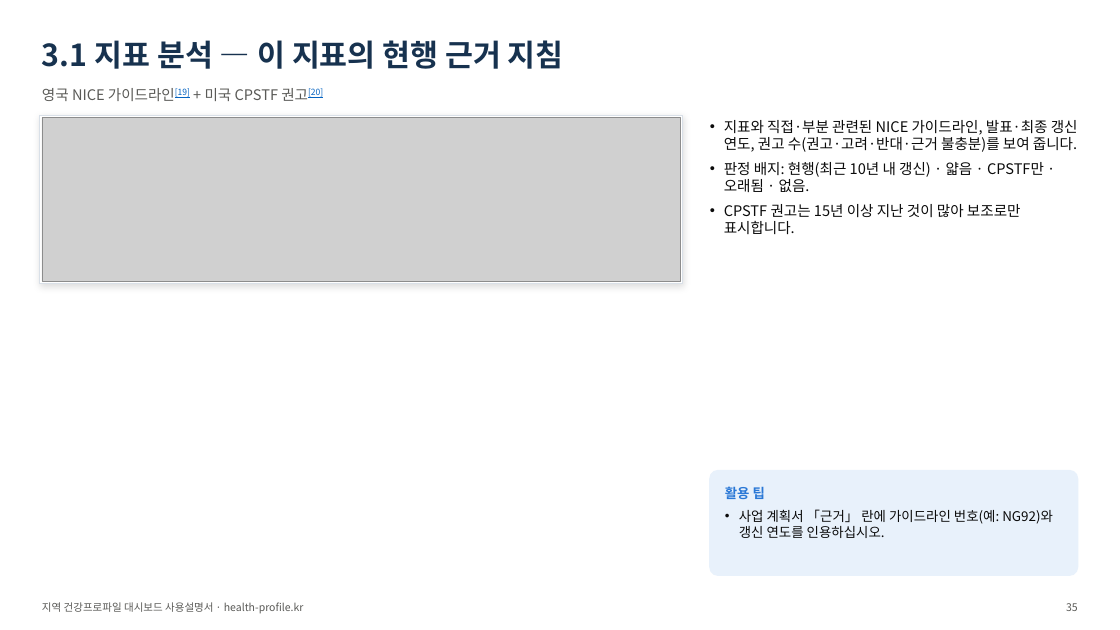
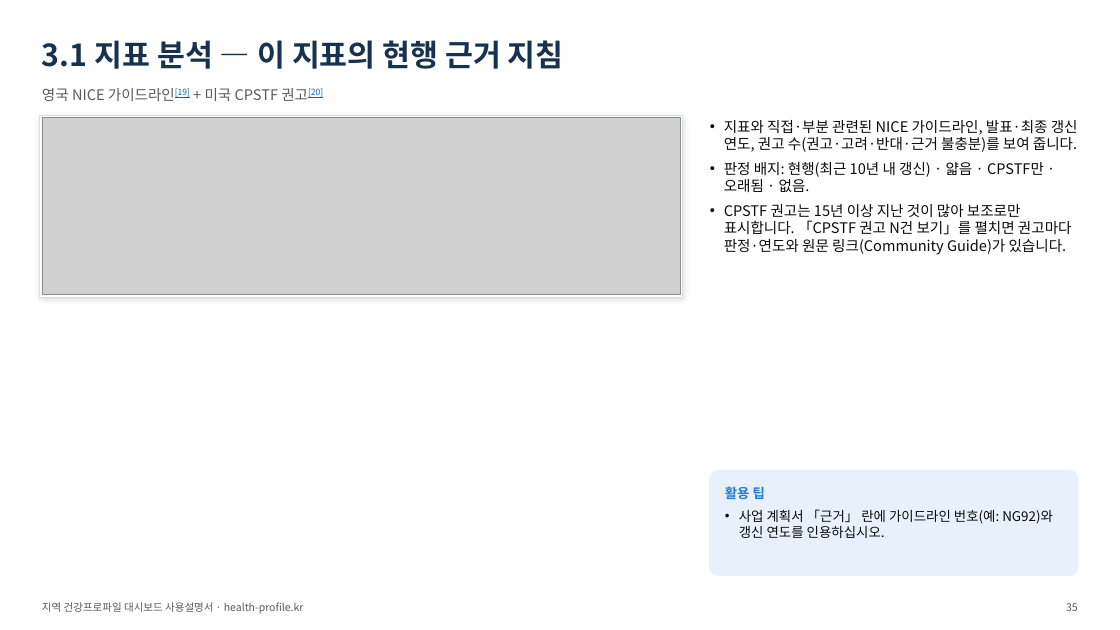
Before and after one commit to soonryu74/soonryu74.github.io, a slide deck: slide 35 of health-dashboard/docs/지역건강프로파일_대시보드_사용설명서_v1.pptx. Drawn at 1120x630 pixels with LibreOffice and Linux fonts; fonts in the diff are those of the drawing; grey boxes stand for pictures. Boxes give left, top, right and bottom in pixels: in the first picture for what was removed or moved away, otherwise in the second. Text is boxed around its words. In the diff, an @@ line names an element or a change of style, - is before the commit and + after.

```diff
--- a/health-dashboard/docs/지역건강프로파일_대시보드_사용설명서_v1.pptx
+++ b/health-dashboard/docs/지역건강프로파일_대시보드_사용설명서_v1.pptx
@@ rectangle: place and size @@
-rectangle at [39,115,683,284]
+rectangle at [39,115,683,297]
@@ picture: place and size @@
-picture at [42,118,681,281]
+picture at [42,118,681,295]
@@ text at [724,204,1072,255]: text changed @@
-• CPSTF 권고는 15년 이상 지난 것이 많아 보조로만 표시합니다.
+• CPSTF 권고는 15년 이상 지난 것이 많아 보조로만 표시합니다. 「CPSTF 권고 N건 보기」를 펼치면 권고마다 판정·연도와 원문 링크(Community Guide)가 있습니다.
```
Also in this commit, not shown: 8 other slides changed, 27 other files.
